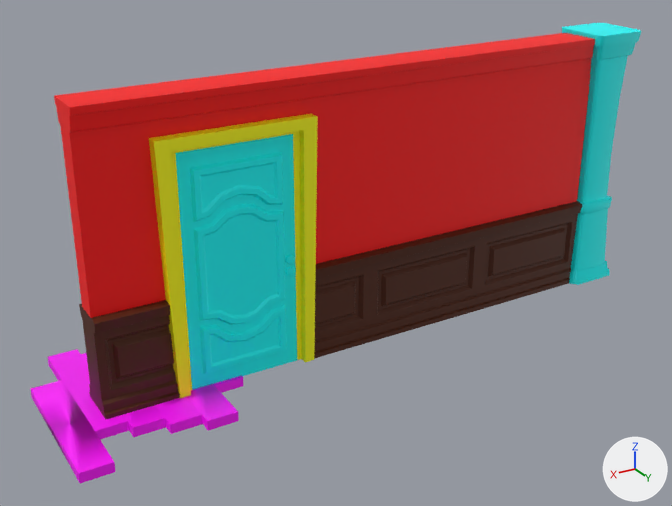
An edit to the FBX model Assets/Model3D/stylised-victorian-modular-room/source/model.fbx, drawn before and after from the same camera.
Rendered twice from a 50 mm lens placed at (2.79, 6.33, 3.94), pointed at (-1.02, -0.02, 0.77). The lights are fixed; the arrows at lower right show +X, +Y and +Z. Where no turn or scale is listed for an object, it has been applied to the vertices. Vertices at the same position are counted once.

Script lines for the objects in view, before the commit:
```python
ob_door_frame_low = bpy.data.objects.new('Door_Frame_low', me_mesh_003)
ob_door_frame_low.location = (0.0, 0.104, 0.394)
ob_door_low = bpy.data.objects.new('Door_low', me_mesh_002)
ob_door_low.location = (0.0, 0.183, 0.394)
ob_floorboards_g1_low_fboard_6a_low = bpy.data.objects.new('Floorboards_G1_Low_FBoard_6A_low', me_mesh_013)
ob_floorboards_g1_low_fboard_6a_low.location = (0.811, -0.085, -0.037)
ob_wall_bottom_low = bpy.data.objects.new('Wall_Bottom_low', me_mesh_004)
ob_wall_bottom_low.location = (0.0, 0.0, 0.0)
ob_wall_bottom_low_002 = bpy.data.objects.new('Wall_Bottom_low.002', me_mesh_009)
ob_wall_bottom_low_002.location = (-2.409, 0.0, 0.0)
ob_wall_edge_low = bpy.data.objects.new('Wall_Edge_low', me_mesh_021)
ob_wall_edge_low.location = (-2.456, 0.131, 0.0)
ob_wall_top_low = bpy.data.objects.new('Wall_Top_low', me_mesh_005)
ob_wall_top_low.location = (0.0, 0.0, 0.0)
ob_wall_top_low_002 = bpy.data.objects.new('Wall_Top_low.002', me_mesh_008)
ob_wall_top_low_002.location = (-2.409, 0.0, 0.0)
# me_mesh_003
# before: 4 (0.48, 0.14, 1.58) at pixel (175, 153), 5 (-0.48, 0.14, 1.58) at pixel (292, 134), 6 (0.48, 0.14, -0.4) at pixel (192, 390), 7 (-0.48, 0.14, -0.4) at pixel (297, 360), 12 (0.54, 0.14, 1.62)
# before: 13 (-0.54, 0.14, 1.62), 14 (0.52, 0.14, -0.4), 15 (-0.52, 0.14, -0.4) at pixel (301, 358), 20 (0.54, 0.2, 1.62) at pixel (171, 151), 21 (-0.54, 0.2, 1.62) at pixel (303, 130)
# before: 22 (0.52, 0.2, -0.4) at pixel (191, 396), 23 (-0.52, 0.2, -0.4) at pixel (305, 362), 28 (0.66, 0.2, 1.71) at pixel (153, 141), 29 (-0.66, 0.2, 1.71) at pixel (317, 116), 30 (0.61, 0.2, -0.4) at pixel (180, 399)
# before: 31 (-0.61, 0.2, -0.4) at pixel (314, 359)
```
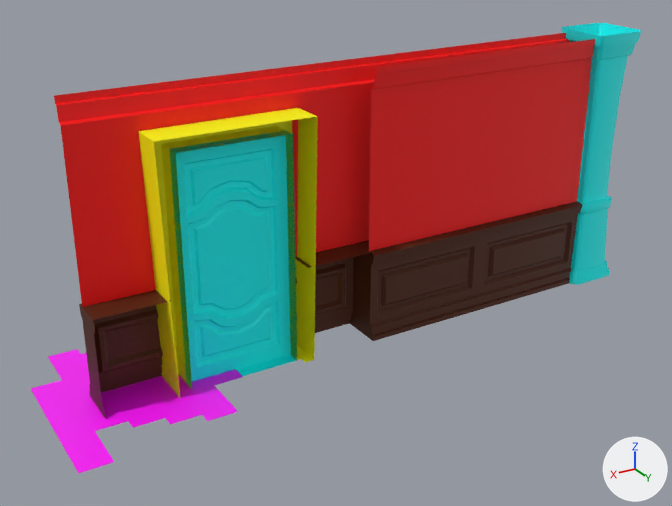
What differs and where, as boxes [x1, y1, x2, y2] in the pictures (672 x 506 px):
'Wall_Top_low.002', reshaped: before [354, 33, 595, 251]; after [352, 33, 595, 251]
'Wall_Top_low', reshaped (6% narrower): before [54, 59, 377, 318]; after [54, 59, 357, 307]
'Door_low', reshaped: before [175, 134, 297, 390]; after [169, 130, 297, 386]
'Door_Frame_low', reshaped (6% wider): before [149, 114, 318, 398]; after [138, 108, 318, 397]
'Wall_Bottom_low', reshaped: before [79, 251, 374, 419]; after [79, 243, 373, 419]
'Floorboards_G1_Low_FBoard_6A_low', reshaped (7% shorter): before [30, 349, 244, 483]; after [31, 349, 243, 473]
part 1 of me_mesh_021, deleted (cyan): before [562, 23, 641, 36]
part 2 of me_mesh_005, deleted (red): before [54, 59, 377, 318]
part 3 of me_mesh_004, deleted (brown): before [314, 253, 374, 359]
part 4 of me_mesh_004, deleted (brown): before [93, 302, 180, 419]
part 5 of me_mesh_002, deleted (cyan): before [176, 134, 297, 390]
part 6 of me_mesh_003, deleted (yellow): before [154, 116, 318, 398]
part 7 of me_mesh_013, deleted (pink): before [30, 358, 244, 483]
part 8 of me_mesh_008, deleted (red): before [354, 33, 593, 67]

What the commit changed:
me_mesh_002 is used by ob_door_low; location (0.0, 0.183, 0.394).
me_mesh_002 had 380 vertices, 378 faces and spanned x -0.48..0.48, y -0.09..0.09, z -0.4..1.58.
me_mesh_002 now has 212 vertices, 200 faces and spans x -0.48..0.48, y -0.09..0.06, z -0.4..1.58.
Part 5, on me_mesh_002:
168 vertices are removed from x -0.38..0.38, y 0.06..0.09, z -0.27..1.45.
178 faces are deleted.
me_mesh_004 is used by ob_wall_bottom_low; location (0.0, 0.0, 0.0).
me_mesh_004 had 198 vertices, 152 faces and spanned x -1.2..1.2, y -0.09..0.3, z 0.0..0.83.
me_mesh_004 now has 136 vertices, 96 faces and spans x -1.2..1.2, y -0.09..0.3, z 0.0..0.83.
me_mesh_004 part 3: 31 vertices removed from x -1.13..-0.59, y -0.07..0.3, z 0.0..0.81.
me_mesh_004 part 4: 31 vertices removed from x 0.59..1.13, y -0.07..0.3, z 0.0..0.81.
me_mesh_005 is used by ob_wall_top_low; location (0.0, 0.0, 0.0).
me_mesh_005 had 107 vertices, 100 faces and spanned x -1.2..1.2, y -0.08..0.29, z 0.83..2.41.
me_mesh_005 now has 34 vertices, 22 faces and spans x -1.2..1.2, y -0.08..0.0, z 0.83..2.41.
Part 2, on me_mesh_005:
73 vertices are removed from x -1.2..1.2, y -0.05..0.29, z 0.83..2.41.
78 faces are deleted.
me_mesh_021 is used by ob_wall_edge_low; location (-2.456, 0.131, 0.0).
me_mesh_021 had 136 vertices, 138 faces and spanned x -1.62..-1.07, y -0.31..0.24, z 0.0..2.45.
me_mesh_021 now has 128 vertices, 120 faces and spans x -1.62..-1.07, y -0.31..0.24, z 0.0..2.45.
me_mesh_021 part 1: 4 vertices removed from x -1.39..-1.31, y -0.07..0.01, z 2.45.
me_mesh_008 is used by ob_wall_top_low_002; location (-2.409, 0.0, 0.0).
me_mesh_008 had 50 vertices, 46 faces and spanned x -1.2..1.2, y -0.08..0.29, z 0.83..2.41.
me_mesh_008 now has 28 vertices, 10 faces and spans x -1.2..1.2, y -0.08..0.29, z 0.83..2.41.
Part 8, on me_mesh_008:
22 vertices are removed from x -1.2..1.2, y -0.05..0.26, z 0.83..2.41.
36 faces are deleted.
me_mesh_003 has 32 vertices, 32 faces and spans x -0.66..0.66, y -0.2..0.2, z -0.4..1.71.
me_mesh_003 is used by ob_door_frame_low; location (0.0, 0.104, 0.394).
Verts and faces of me_mesh_003; kept vertices keep their numbers, new ones are numbered from 32.
Part 6, on me_mesh_003:
Vertices deleted: 12, 13, 20, 21 (with the faces that use them).
me_mesh_013 is used by ob_floorboards_g1_low_fboard_6a_low; location (0.811, -0.085, -0.037).
me_mesh_013 had 60 vertices, 51 faces and spanned x -0.77..0.77, y -0.94..0.94, z -0.04..0.04.
me_mesh_013 now has 30 vertices, 9 faces and spans x -0.77..0.77, y -0.94..0.94, z 0.04.
Part 7, on me_mesh_013:
30 vertices are removed from x -0.77..0.77, y -0.94..0.94, z -0.04.
42 faces are deleted.
